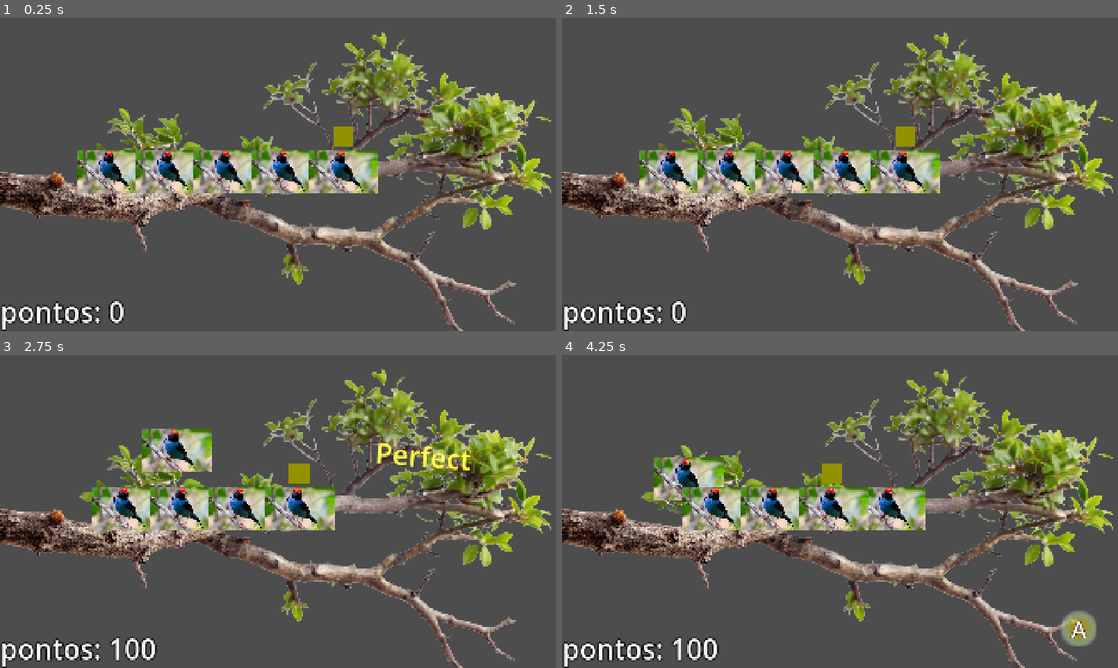
Above: before the commit, frames 1-4 (two rows, left to right).
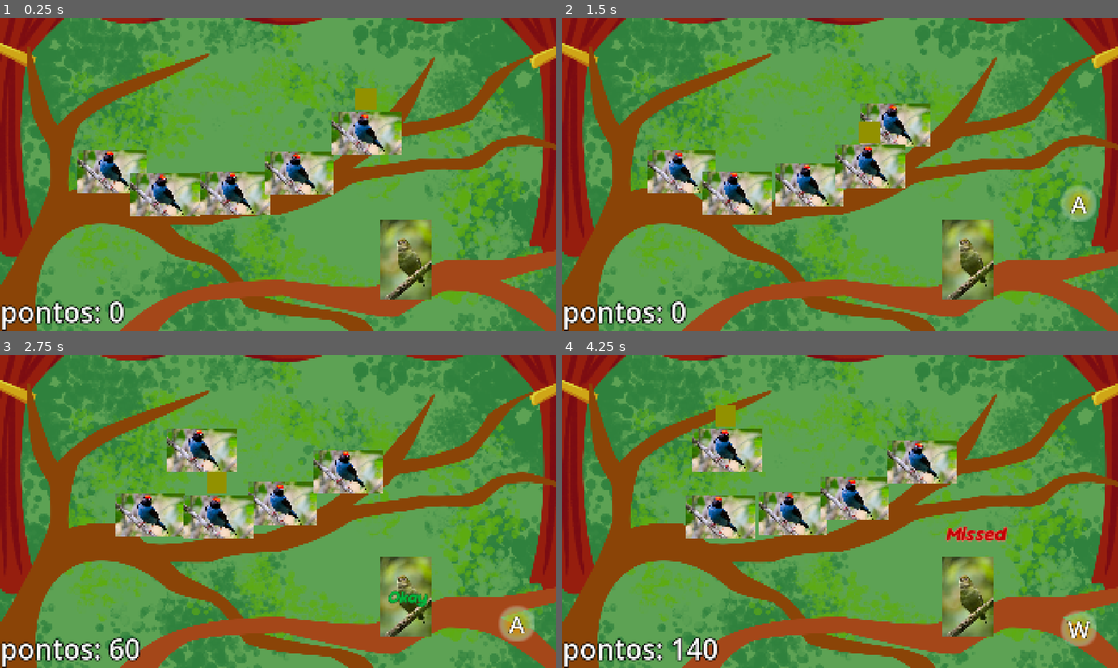
Above: after the commit, the same moments.

Repository: FaunaPolaris/quem-nao-dancar-dancou
Game: Godot game, scene res://gameDancarino/gameDancarino.tscn
The game is run twice, just before and just after one commit, with the same random seed, the same clock (stepped at 60 frames per second) and the same inputs. This scene is started directly instead of the project's main scene.
Inputs (mouse positions are in pixels of both pictures, inside the frame that each line leads up to):
- Up to frame 1 (0.25 s): no input
- Up to frame 2 (1.5 s): tap Enter at 0.5 s; move the mouse to (962, 158) at 0.52 s; tap A (A) at 0.6 s; tap D (D) at 0.8, 1.35 s; move the mouse to (728, 190) at 1.27 s
- Up to frame 3 (2.75 s): tap S (S) at 1.55, 2.1 s; move the mouse to (333, 442) at 2.02 s; tap A (A) at 2.3 s
- Up to frame 4 (4.25 s): move the mouse to (812, 574) at 2.77 s; tap A (A) at 2.85 s; tap D (D) at 3.05, 3.6 s; move the mouse to (1006, 558) at 3.52 s; tap S (S) at 3.8 s

The runs differ from the first frame. In frame 1, 97% of the frame differs, in the area x 0-100%, y 0-100%; in frame 2, 99%; in frame 3, 99%; in frame 4, 98%.

Commit message:
jumping gameplay complete, needs sounds and art

Diff:
--- a/gameDancarino/Individual/individual.gd
+++ b/gameDancarino/Individual/individual.gd
@@ -3,6 +3,7 @@
 @export var	queue_position	: int
 @export var is_player		: bool = false
 
+var	positions	: Array = [Vector2(1266, 398), Vector2(1032, 535), Vector2(825, 588), Vector2(568, 609), Vector2(386, 526)]
 signal player_flying
 signal player_jumping
 
@@ -17,14 +18,15 @@
 	var	tween : Tween
 	tween = get_tree().create_tween()
 	if queue_position == 5:
-		tween.tween_property(self, "global_position", self.global_position + Vector2(100, -200), .5)
-		tween.tween_property(self, "global_position", self.global_position + Vector2(600, -200), 1)
-		tween.tween_property(self, "global_position", self.global_position + Vector2(800, 0), .5)
+		tween.tween_property(self, "global_position", self.global_position + Vector2(100, -200), .2)
+		tween.tween_property(self, "global_position", self.global_position + Vector2(600, -200), .4)
+		tween.tween_property(self, "global_position", positions[0], .2)
 		queue_position = 1
 		if is_player:
 			emit_signal("player_flying")
 	else:
-		tween.tween_property(self, "global_position", self.global_position - Vector2(200, 0), 1)
+		tween.tween_property(self, "global_position", self.global_position + Vector2(0, -50), .2)
+		tween.tween_property(self, "global_position", positions[queue_position], .6)
 		queue_position += 1
 		if is_player:
 			emit_signal("player_jumping")
--- a/gameDancarino/gameDancarino.gd
+++ b/gameDancarino/gameDancarino.gd
@@ -27,19 +27,19 @@
 	add_child(new_note)
 
 func	_pop_it(accuracy : int):
-	if accuracy == 100:
+	if accuracy > 80:
 		var popup_scene = load("res://gameDancarino/popUp/popUp.tscn")
 		var new_popup = popup_scene.instantiate()
 		new_popup.position = Vector2(randi_range(200, 1720), randi_range(200, 880))
 		new_popup.get_node("perfect").show()
 		add_child(new_popup)
-	elif accuracy > 80:
+	elif accuracy > 60:
 		var popup_scene = load("res://gameDancarino/popUp/popUp.tscn")
 		var new_popup = popup_scene.instantiate()
 		new_popup.position = Vector2(randi_range(200, 1720), randi_range(200, 880))
 		new_popup.get_node("good").show()
 		add_child(new_popup)
-	elif accuracy > 60:
+	elif accuracy > 40:
 		var popup_scene = load("res://gameDancarino/popUp/popUp.tscn")
 		var new_popup = popup_scene.instantiate()
 		new_popup.position = Vector2(randi_range(200, 1720), randi_range(200, 880))
--- a/gameDancarino/gameDancarino.tscn
+++ b/gameDancarino/gameDancarino.tscn
@@ -1,8 +1,11 @@
-[gd_scene load_steps=5 format=3 uid="uid://wmasociacvuy"]
+[gd_scene load_steps=8 format=3 uid="uid://wmasociacvuy"]
 
-[ext_resource type="Texture2D" uid="uid://da4oi3b52er4b" path="res://Shared/assets/branch.png" id="1_k5cnh"]
 [ext_resource type="Script" uid="uid://ditrhi0tiof5g" path="res://gameDancarino/gameDancarino.gd" id="1_qqvk5"]
 [ext_resource type="PackedScene" uid="uid://b20qxhhyj0u7o" path="res://gameDancarino/Individual/individual.tscn" id="2_1s54u"]
+[ext_resource type="Texture2D" uid="uid://c1h2lw2e8nj31" path="res://Shared/assets/background_menu_fundoverde.png" id="2_qqvk5"]
+[ext_resource type="Texture2D" uid="uid://d3r782heys5v5" path="res://Shared/assets/background_menu_cortina.png" id="3_7wqvk"]
+[ext_resource type="Texture2D" uid="uid://dmh7g80ko6hin" path="res://Shared/assets/background_menu_galhos.png" id="3_irmdr"]
+[ext_resource type="Texture2D" uid="uid://ypoyd5ekeh1g" path="res://gameDancarino/assets/dancarinoFem.jpeg" id="6_7wqvk"]
 
 [sub_resource type="LabelSettings" id="LabelSettings_k5cnh"]
 font_size = 96
@@ -12,12 +15,22 @@
 [node name="gameDancarino" type="Node2D"]
 script = ExtResource("1_qqvk5")
 
-[node name="Branch" type="Sprite2D" parent="."]
-position = Vector2(994, 625)
-texture = ExtResource("1_k5cnh")
+[node name="BackgroundMenuFundoverde" type="Sprite2D" parent="."]
+position = Vector2(1002, 542)
+texture = ExtResource("2_qqvk5")
+
+[node name="BackgroundMenuCortina" type="Sprite2D" parent="."]
+position = Vector2(976, 300)
+scale = Vector2(1.19197, 1.19197)
+texture = ExtResource("3_7wqvk")
+
+[node name="BackgroundMenuGalhos" type="Sprite2D" parent="."]
+position = Vector2(943, 609)
+scale = Vector2(1.24818, 1)
+texture = ExtResource("3_irmdr")
 
 [node name="Timer" type="Timer" parent="."]
-wait_time = 2.0
+wait_time = 0.8
 autostart = true
 
 [node name="individuals" type="Node2D" parent="."]
@@ -27,19 +40,19 @@
 queue_position = 5
 
 [node name="individual2" parent="individuals" instance=ExtResource("2_1s54u")]
-position = Vector2(586, 526)
+position = Vector2(568, 609)
 queue_position = 4
 
 [node name="individual3" parent="individuals" instance=ExtResource("2_1s54u")]
-position = Vector2(786, 526)
+position = Vector2(809, 602)
 queue_position = 3
 
 [node name="individual4" parent="individuals" instance=ExtResource("2_1s54u")]
-position = Vector2(986, 526)
+position = Vector2(1032, 535)
 queue_position = 2
 
 [node name="individual5" parent="individuals" instance=ExtResource("2_1s54u")]
-position = Vector2(1186, 526)
+position = Vector2(1266, 398)
 queue_position = 1
 is_player = true
 
@@ -57,6 +70,10 @@
 wait_time = 60.0
 autostart = true
 
+[node name="DancarinoFem" type="Sprite2D" parent="."]
+position = Vector2(1400, 834)
+texture = ExtResource("6_7wqvk")
+
 [connection signal="timeout" from="Timer" to="individuals/individual" method="_on_timer_timeout"]
 [connection signal="timeout" from="Timer" to="individuals/individual2" method="_on_timer_timeout"]
 [connection signal="timeout" from="Timer" to="individuals/individual3" method="_on_timer_timeout"]
--- a/gameDancarino/note/note.tscn
+++ b/gameDancarino/note/note.tscn
@@ -36,6 +36,21 @@
 outline_size = 8
 outline_color = Color(0, 0, 0, 1)
 
+[sub_resource type="Animation" id="Animation_wqe6w"]
+length = 0.001
+tracks/0/type = "value"
+tracks/0/imported = false
+tracks/0/enabled = true
+tracks/0/path = NodePath("ColorRect:material:shader_parameter/light_magnitude")
+tracks/0/interp = 1
+tracks/0/loop_wrap = true
+tracks/0/keys = {
+"times": PackedFloat32Array(0),
+"transitions": PackedFloat32Array(1),
+"update": 0,
+"values": [32.0]
+}
+
 [sub_resource type="Animation" id="Animation_ctjkv"]
 resource_name = "decaying"
 tracks/0/type = "value"
@@ -49,21 +64,6 @@
 "transitions": PackedFloat32Array(1, 1),
 "update": 0,
 "values": [32.0, 8.0]
-}
-
-[sub_resource type="Animation" id="Animation_wqe6w"]
-length = 0.001
-tracks/0/type = "value"
-tracks/0/imported = false
-tracks/0/enabled = true
-tracks/0/path = NodePath("ColorRect:material:shader_parameter/light_magnitude")
-tracks/0/interp = 1
-tracks/0/loop_wrap = true
-tracks/0/keys = {
-"times": PackedFloat32Array(0),
-"transitions": PackedFloat32Array(1),
-"update": 0,
-"values": [32.0]
 }
 
 [sub_resource type="AnimationLibrary" id="AnimationLibrary_hqr5v"]
@@ -103,6 +103,7 @@
 
 [node name="key" type="Label" parent="Panel"]
 custom_minimum_size = Vector2(128, 128)
+layout_mode = 0
 offset_right = 128.0
 offset_bottom = 128.0
 text = "x"
--- a/gameDancarino/popUp/popUp.tscn
+++ b/gameDancarino/popUp/popUp.tscn
@@ -1,16 +1,33 @@
-[gd_scene load_steps=13 format=3 uid="uid://cdaos02unngm4"]
+[gd_scene load_steps=14 format=3 uid="uid://cdaos02unngm4"]
 
 [ext_resource type="Script" uid="uid://bh5qyttis4im1" path="res://gameDancarino/popUp/popUp.gd" id="1_1clbi"]
+[ext_resource type="FontFile" uid="uid://djcnhjkcq1la0" path="res://Shared/font/Sour_Gummy/static/SourGummy-BoldItalic.ttf" id="2_hxoxi"]
 
 [sub_resource type="CircleShape2D" id="CircleShape2D_fqcf3"]
 
 [sub_resource type="LabelSettings" id="LabelSettings_1clbi"]
+font = ExtResource("2_hxoxi")
 font_size = 96
 font_color = Color(1, 1, 0.352941, 1)
 outline_size = 4
 outline_color = Color(0.737255, 0.529412, 0, 1)
 shadow_size = 6
 shadow_color = Color(0.0431373, 0.0431373, 0.0431373, 0.419608)
+
+[sub_resource type="Animation" id="Animation_wys62"]
+length = 0.001
+tracks/0/type = "value"
+tracks/0/imported = false
+tracks/0/enabled = true
+tracks/0/path = NodePath(".:rotation")
+tracks/0/interp = 1
+tracks/0/loop_wrap = true
+tracks/0/keys = {
+"times": PackedFloat32Array(0),
+"transitions": PackedFloat32Array(1),
+"update": 0,
+"values": [0.0]
+}
 
 [sub_resource type="Animation" id="Animation_hxoxi"]
 resource_name = "wobbly"
@@ -27,21 +44,6 @@
 "values": [0.0, 0.0872665, -0.0872665]
 }
 
-[sub_resource type="Animation" id="Animation_wys62"]
-length = 0.001
-tracks/0/type = "value"
-tracks/0/imported = false
-tracks/0/enabled = true
-tracks/0/path = NodePath(".:rotation")
-tracks/0/interp = 1
-tracks/0/loop_wrap = true
-tracks/0/keys = {
-"times": PackedFloat32Array(0),
-"transitions": PackedFloat32Array(1),
-"update": 0,
-"values": [0.0]
-}
-
 [sub_resource type="AnimationLibrary" id="AnimationLibrary_5b486"]
 _data = {
 &"RESET": SubResource("Animation_wys62"),
@@ -49,22 +51,40 @@
 }
 
 [sub_resource type="LabelSettings" id="LabelSettings_hxoxi"]
+font = ExtResource("2_hxoxi")
 font_size = 64
 font_color = Color(0.235294, 0.427451, 0.662745, 1)
 outline_size = 8
 outline_color = Color(7.70092e-07, 0.985536, 0.991816, 1)
 
 [sub_resource type="LabelSettings" id="LabelSettings_wys62"]
+font = ExtResource("2_hxoxi")
 font_size = 56
 font_color = Color(1.39579e-06, 0.711358, 0.230533, 1)
 outline_size = 6
 outline_color = Color(0.116252, 0.271182, 0.116179, 1)
 
 [sub_resource type="LabelSettings" id="LabelSettings_5b486"]
+font = ExtResource("2_hxoxi")
 font_size = 64
 font_color = Color(0.766906, 0, 0.015717, 1)
 outline_size = 8
 outline_color = Color(1, 0.441542, 0.392823, 1)
+
+[sub_resource type="Animation" id="Animation_4pfi4"]
+length = 0.001
+tracks/0/type = "value"
+tracks/0/imported = false
+tracks/0/enabled = true
+tracks/0/path = NodePath(".:scale")
+tracks/0/interp = 1
+tracks/0/loop_wrap = true
+tracks/0/keys = {
+"times": PackedFloat32Array(0),
+"transitions": PackedFloat32Array(1),
+"update": 0,
+"values": [Vector2(1, 1)]
+}
 
 [sub_resource type="Animation" id="Animation_1ig6n"]
 resource_name = "cry"
@@ -79,21 +99,6 @@
 "transitions": PackedFloat32Array(1, 1, 1),
 "update": 0,
 "values": [Vector2(1, 1), Vector2(1.2, 1.2), Vector2(1.8, 1.8)]
-}
-
-[sub_resource type="Animation" id="Animation_4pfi4"]
-length = 0.001
-tracks/0/type = "value"
-tracks/0/imported = false
-tracks/0/enabled = true
-tracks/0/path = NodePath(".:scale")
-tracks/0/interp = 1
-tracks/0/loop_wrap = true
-tracks/0/keys = {
-"times": PackedFloat32Array(0),
-"transitions": PackedFloat32Array(1),
-"update": 0,
-"values": [Vector2(1, 1)]
 }
 
 [sub_resource type="AnimationLibrary" id="AnimationLibrary_18l0x"]
--- a/levelSelect/levelSelect.tscn
+++ b/levelSelect/levelSelect.tscn
@@ -1,10 +1,10 @@
-[gd_scene load_steps=31 format=3 uid="uid://7t6gjyxgshnk"]
+[gd_scene load_steps=29 format=3 uid="uid://7t6gjyxgshnk"]
 
 [ext_resource type="Script" uid="uid://b0v8ighdy3ybo" path="res://levelSelect/levelSelect.gd" id="1_hcn63"]
-[ext_resource type="Texture2D" uid="uid://c1h2lw2e8nj31" path="res://levelSelect/assets/background_menu_fundoverde.png" id="2_gmxw2"]
+[ext_resource type="Texture2D" uid="uid://c1h2lw2e8nj31" path="res://Shared/assets/background_menu_fundoverde.png" id="2_gmxw2"]
 [ext_resource type="Texture2D" uid="uid://6iirxdt5xlqg" path="res://levelSelect/assets/background_menu_arvore.png" id="3_xieua"]
-[ext_resource type="Texture2D" uid="uid://d3r782heys5v5" path="res://levelSelect/assets/background_menu_cortina.png" id="4_lr5va"]
-[ext_resource type="Texture2D" uid="uid://dmh7g80ko6hin" path="res://levelSelect/assets/background_menu_galhos.png" id="5_7ntnu"]
+[ext_resource type="Texture2D" uid="uid://d3r782heys5v5" path="res://Shared/assets/background_menu_cortina.png" id="4_lr5va"]
+[ext_resource type="Texture2D" uid="uid://dmh7g80ko6hin" path="res://Shared/assets/background_menu_galhos.png" id="5_7ntnu"]
 [ext_resource type="Texture2D" uid="uid://cvtqax8ofcdrc" path="res://Shared/assets/tangaraDancarino.jpg" id="5_xieua"]
 [ext_resource type="FontFile" uid="uid://edafsmx010lx" path="res://Shared/font/Sour_Gummy/static/SourGummy-Bold.ttf" id="6_os0ik"]
 [ext_resource type="Shader" uid="uid://bcc3ymfw0urw5" path="res://Shared/shader/godRay.gdshader" id="6_q4fc6"]
@@ -12,7 +12,6 @@
 [ext_resource type="StyleBox" uid="uid://clrqgvos1we4r" path="res://levelSelect/resources/scoreBoard.tres" id="8_os0ik"]
 [ext_resource type="FontFile" uid="uid://b0qrr2g3y806y" path="res://Shared/font/Sour_Gummy/static/SourGummy-Regular.ttf" id="9_3n1rp"]
 [ext_resource type="FontFile" uid="uid://x4acwt6ufigu" path="res://Shared/font/Sour_Gummy/static/SourGummy-LightItalic.ttf" id="10_ybgj6"]
-[ext_resource type="Shader" uid="uid://blnovamqaoevw" path="res://levelSelect/shader/outline.gdshader" id="12_3n1rp"]
 [ext_resource type="Texture2D" uid="uid://8f8b7osf0sfl" path="res://levelSelect/assets/tancabeca_menu.png" id="12_os0ik"]
 [ext_resource type="FontFile" uid="uid://cj8fqv5peabgs" path="res://Shared/font/Sour_Gummy/static/SourGummy_Expanded-ExtraBold.ttf" id="14_3n1rp"]
 
@@ -87,12 +86,6 @@
 Button/styles/normal = SubResource("StyleBoxEmpty_ybgj6")
 Button/styles/pressed = SubResource("StyleBoxEmpty_wjieo")
 
-[sub_resource type="ShaderMaterial" id="ShaderMaterial_ybgj6"]
-shader = ExtResource("12_3n1rp")
-shader_parameter/clr = Color(0, 0, 0, 1)
-shader_parameter/type = 2
-shader_parameter/thickness = 5.0
-
 [sub_resource type="LabelSettings" id="LabelSettings_gmxw2"]
 font = ExtResource("14_3n1rp")
 font_size = 64
@@ -247,7 +240,6 @@
 mouse_filter = 1
 
 [node name="Sprite2D" type="Sprite2D" parent="ParallaxBackground/ParallaxLayer5/TangaraCabeca-encarnada"]
-material = SubResource("ShaderMaterial_ybgj6")
 position = Vector2(-18, 56)
 scale = Vector2(0.834821, 0.834821)
 texture = ExtResource("12_os0ik")
--- a/levelSelect/resources/scoreBoard.tres
+++ b/levelSelect/resources/scoreBoard.tres
@@ -1,6 +1,6 @@
 [gd_resource type="StyleBoxTexture" load_steps=2 format=3 uid="uid://clrqgvos1we4r"]
 
-[ext_resource type="Texture2D" uid="uid://c1h2lw2e8nj31" path="res://levelSelect/assets/background_menu_fundoverde.png" id="1_430pb"]
+[ext_resource type="Texture2D" uid="uid://c1h2lw2e8nj31" path="res://Shared/assets/background_menu_fundoverde.png" id="1_430pb"]
 
 [resource]
 texture = ExtResource("1_430pb")
--- a/saveScore/saveScore.tscn
+++ b/saveScore/saveScore.tscn
@@ -1,9 +1,10 @@
-[gd_scene load_steps=11 format=3 uid="uid://ddl075n1ubqai"]
+[gd_scene load_steps=12 format=3 uid="uid://ddl075n1ubqai"]
 
-[ext_resource type="Texture2D" uid="uid://bqk782u2whkw2" path="res://Shared/assets/tangaraCabeca-de-ouro.jpeg" id="1_38tm6"]
 [ext_resource type="Script" uid="uid://bc7b7mguxljsy" path="res://saveScore/saveScore.gd" id="1_78qpx"]
 [ext_resource type="Shader" uid="uid://cll87e7ece4gx" path="res://saveScore/Shader/waterNoise.gdshader" id="1_xc2gp"]
 [ext_resource type="Shader" uid="uid://bcc3ymfw0urw5" path="res://Shared/shader/godRay.gdshader" id="3_78qpx"]
+[ext_resource type="Texture2D" uid="uid://8f8b7osf0sfl" path="res://levelSelect/assets/tancabeca_menu.png" id="4_tlbik"]
+[ext_resource type="FontFile" uid="uid://cbi0tsk2x7by4" path="res://Shared/font/Sour_Gummy/static/SourGummy-SemiBold.ttf" id="5_tlbik"]
 
 [sub_resource type="FastNoiseLite" id="FastNoiseLite_tlbik"]
 noise_type = 0
@@ -49,11 +50,13 @@
 shader_parameter/blend_mode = 0
 
 [sub_resource type="LabelSettings" id="LabelSettings_78qpx"]
+font = ExtResource("5_tlbik")
 font_size = 96
 outline_size = 16
 outline_color = Color(0, 0, 0, 1)
 
 [sub_resource type="LabelSettings" id="LabelSettings_xc2gp"]
+font = ExtResource("5_tlbik")
 font_size = 128
 outline_size = 16
 outline_color = Color(0, 0, 0, 1)
@@ -80,8 +83,8 @@
 offset_bottom = 1088.0
 
 [node name="selected_bird" type="Sprite2D" parent="."]
-position = Vector2(931, 699)
-texture = ExtResource("1_38tm6")
+position = Vector2(931, 617)
+texture = ExtResource("4_tlbik")
 
 [node name="input_name" type="Label" parent="."]
 offset_left = 461.0
Renamed: levelSelect/assets/background_menu_cortina.png -> Shared/assets/background_menu_cortina.png
Not shown, changed: Shared/assets/background_menu_cortina.png.import
Renamed: levelSelect/assets/background_menu_fundoverde.png -> Shared/assets/background_menu_fundoverde.png
Not shown, changed: Shared/assets/background_menu_fundoverde.png.import
Renamed: levelSelect/assets/background_menu_galhos.png -> Shared/assets/background_menu_galhos.png
Not shown, added: Shared/assets/background_menu_galhos.png.import
Binary file added: gameDancarino/assets/dancarinoFem.jpeg
Not shown, changed: gameDancarino/assets/dancarinoFem.jpeg.import
